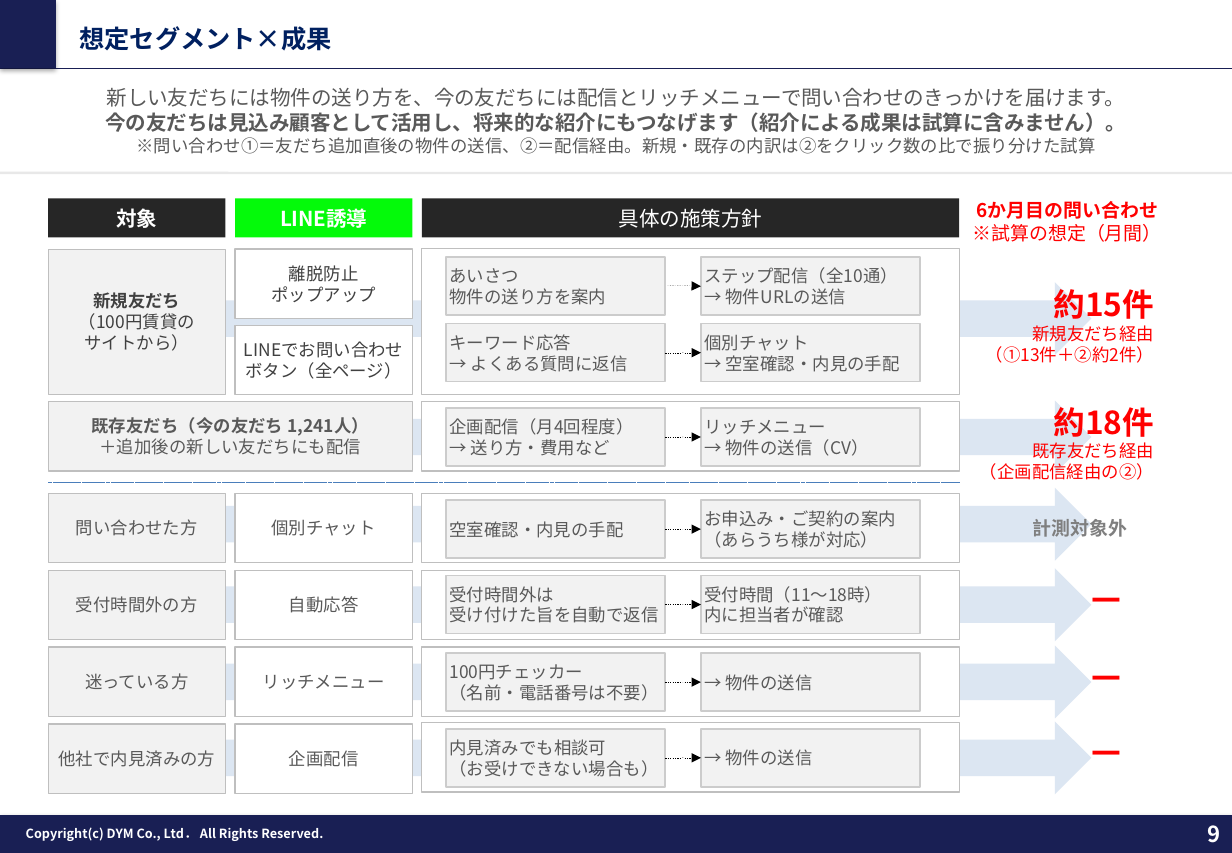
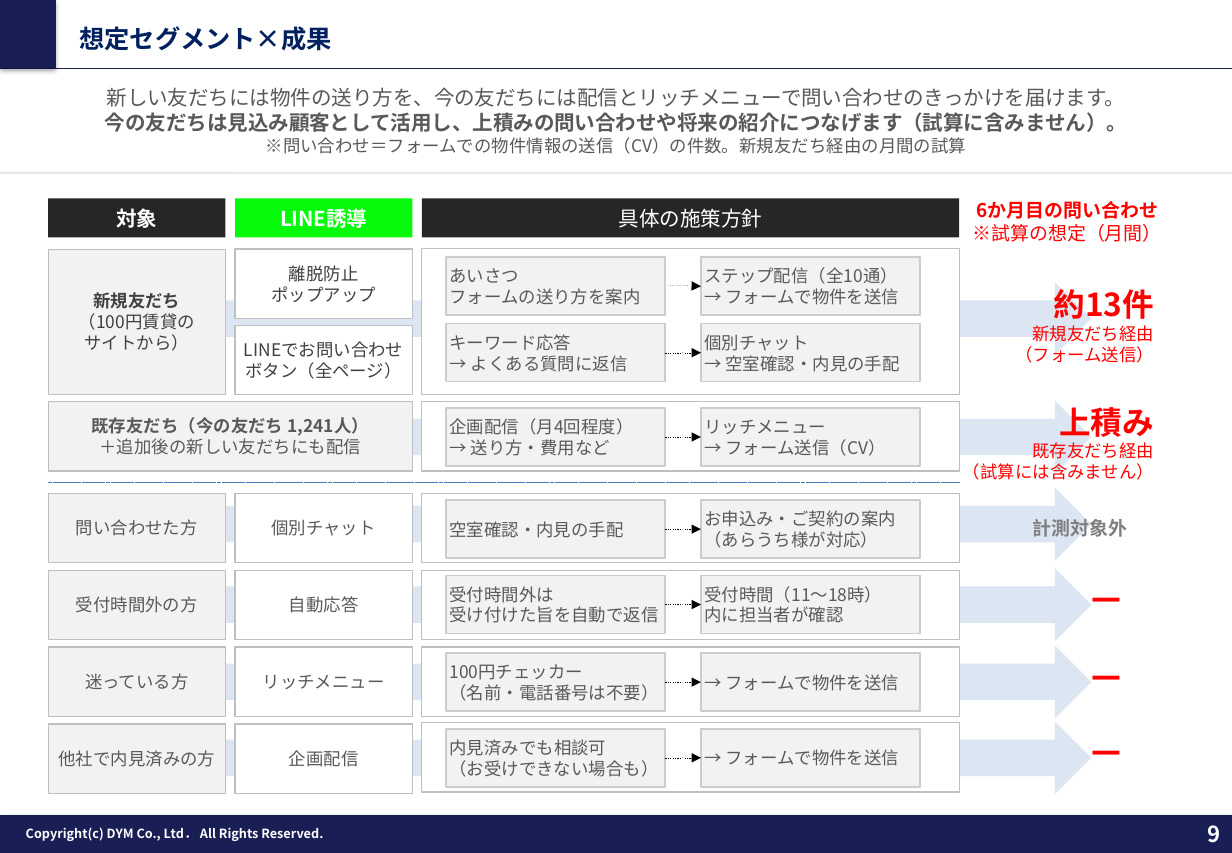
Before and after one commit to tonomura-r-dev/folder, a slide deck: slide 9 of 202610_株式会社あらうち御中_LINE公式アカウント運用のご提案_v9.pptx. Drawn at 1232x853 pixels with LibreOffice and Linux fonts; fonts in the diff are those of the drawing; background and template pictures are left out. Boxes give left, top, right and bottom in pixels: in the first picture for what was removed or moved away, otherwise in the second. Text is boxed around its words. In the diff, an @@ line names an element or a change of style, - is before the commit and + after.

```diff
--- a/202610_株式会社あらうち御中_LINE公式アカウント運用のご提案_v9.pptx
+++ b/202610_株式会社あらうち御中_LINE公式アカウント運用のご提案_v9.pptx
@@ text at box(105, 112, 1127, 154): text changed; size 11 to 13 pt; bold on @@
-今の友だちは見込み顧客として活用し、将来的な紹介にもつなげます（紹介による成果は試算に含みません）。
-※問い合わせ①＝友だち追加直後の物件の送信、②＝配信経由。新規・既存の内訳は②をクリック数の比で振り分けた試算
+今の友だちは見込み顧客として活用し、上積みの問い合わせや将来の紹介につなげます（試算に含みません）。
+※問い合わせ＝フォームでの物件情報の送信（CV）の件数。新規友だち経由の月間の試算
@@ text in rectangle at box(449, 288, 640, 305): text changed @@
-物件の送り方を案内
+フォームの送り方を案内
@@ text in rectangle at box(726, 288, 900, 305): text changed @@
-→ 物件URLの送信
+→ フォームで物件を送信
@@ text at box(1054, 289, 1155, 319): text changed @@
-約15件
+約13件
@@ text at box(1015, 346, 1154, 363): text changed @@
-（①13件＋②約2件）
+（フォーム送信）
@@ text at box(1059, 407, 1154, 443): text changed @@
-約18件
+上積み
@@ text in rectangle at box(726, 439, 886, 456): text changed @@
-→ 物件の送信（CV）
+→ フォーム送信（CV）
@@ text at box(963, 463, 1154, 480): text changed @@
-（企画配信経由の②）
+（試算には含みません）
@@ text in rectangle at box(726, 674, 900, 691): text changed @@
-→ 物件の送信
+→ フォームで物件を送信
@@ text in rectangle at box(726, 749, 900, 766): text changed @@
-→ 物件の送信
+→ フォームで物件を送信
```
Also in this commit, not shown: 9 other slides changed, 4 other files.
